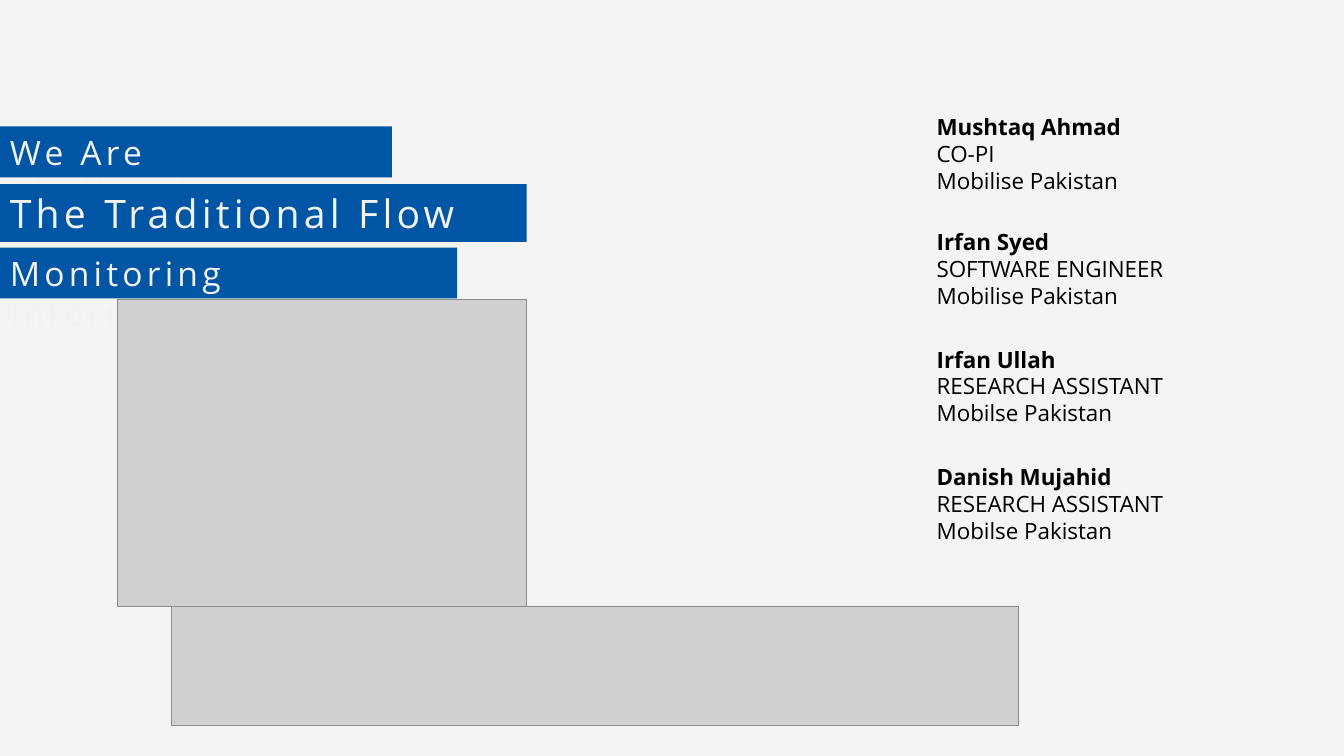
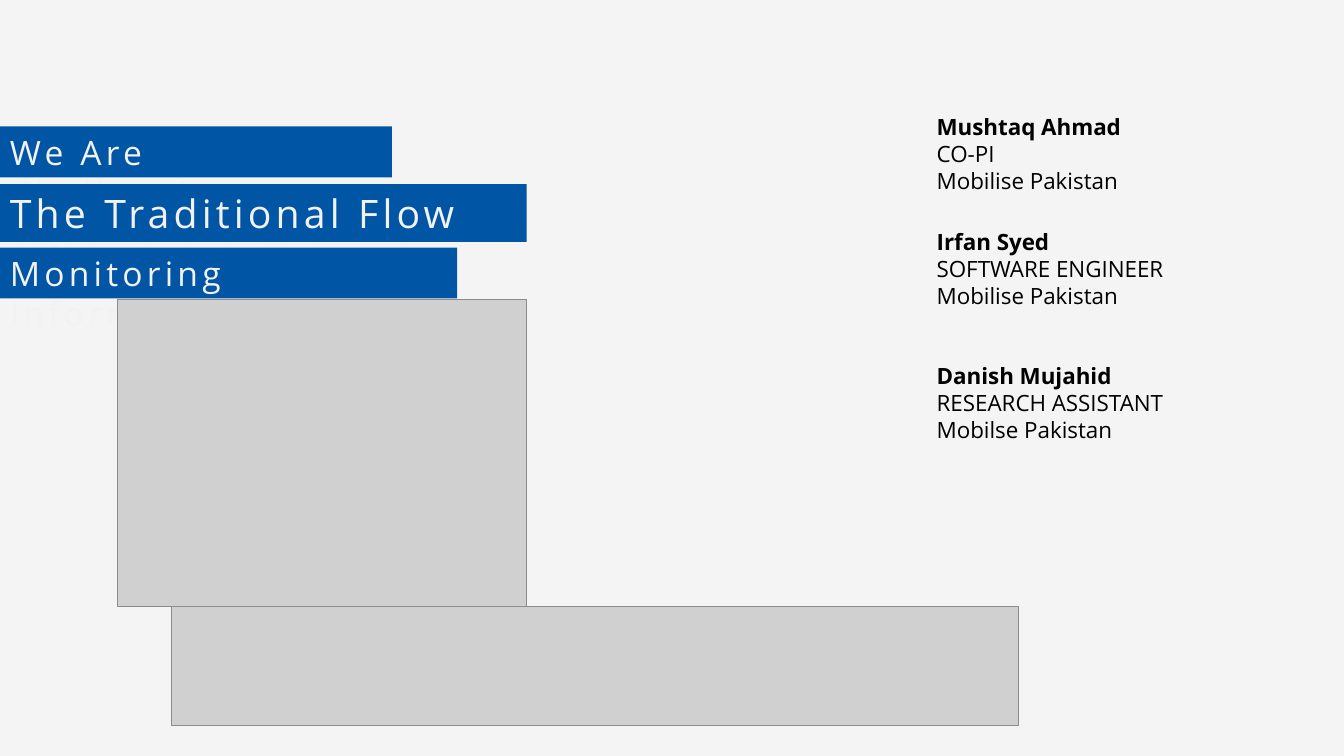
Before and after one commit to irfansyedpg/twitterTwitionary, a slide deck: slide 2 of Twitionary PPT.pptx. Drawn at 1344x756 pixels with LibreOffice and Linux fonts; fonts in the diff are those of the drawing; grey boxes stand for pictures. Boxes give left, top, right and bottom in pixels: in the first picture for what was removed or moved away, otherwise in the second. Text is boxed around its words. In the diff, an @@ line names an element or a change of style, - is before the commit and + after.

```diff
--- a/Twitionary PPT.pptx
+++ b/Twitionary PPT.pptx
@@ text "Danish Mujahid": place and size @@
-text "Danish Mujahid" at bbox=[937, 468, 1163, 540]
+text "Danish Mujahid" at bbox=[937, 367, 1163, 439]
@@ text removed at bbox=[937, 351, 1163, 422] @@
-Irfan Ullah
-RESEARCH ASSISTANT
-Mobilse Pakistan
```
Also in this commit, not shown: 5 other slides changed, 3 slides added, 1 other file.
